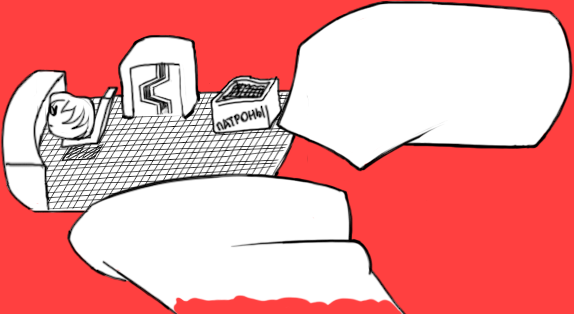
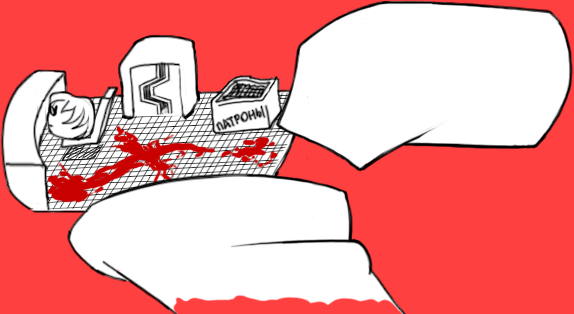
Layers edited between the first and the second w=574, h=314 image:
added layer "Слой 6" above "Слой 5" over [110, 125, 178, 183]
added layer "Слой 5" above "ammo" over [47, 134, 278, 203]
